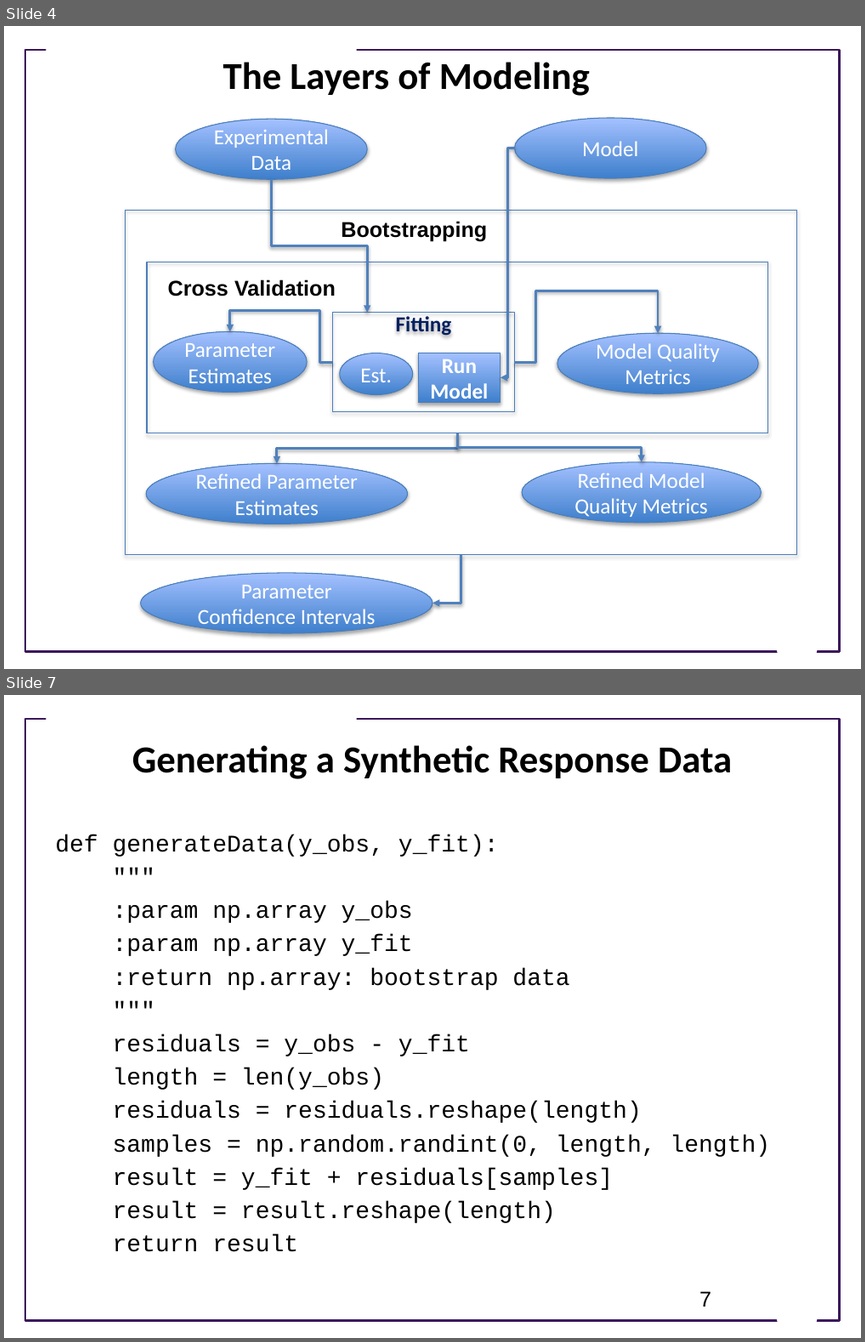
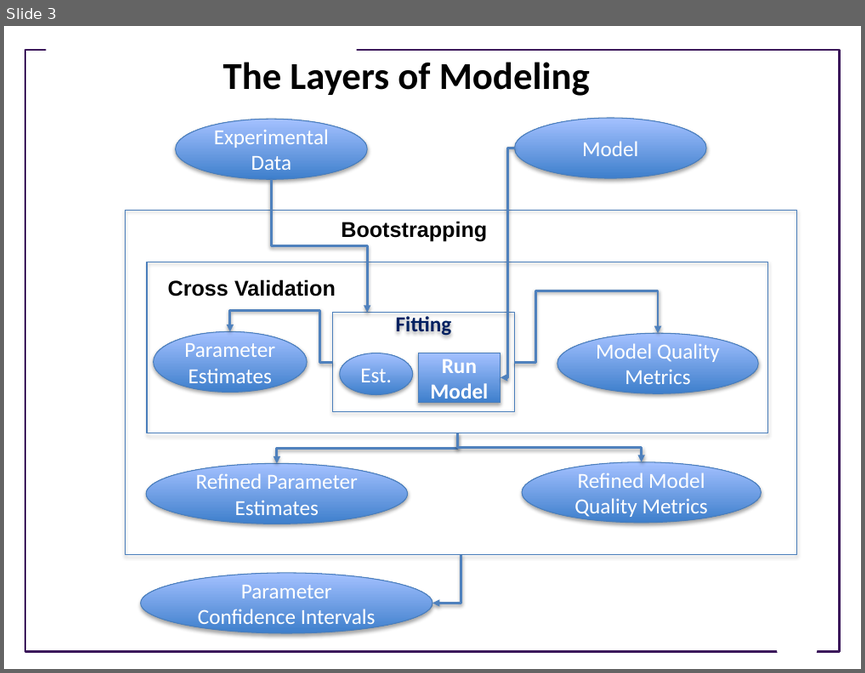
Before and after one commit to ModelEngineering/advancing-biomedical-models, a slide deck: lectures/lecture_10/Lecture_10_Cross_Validation_and_Software_Engineering.pptx. Shown one above the other, each under a label of ours: slides 4 and 7 before the commit, slide 3 after it; the slides between them are not shown. The pictures are 865x1342 and 865x673 pixels, drawn with LibreOffice and Linux fonts; fonts in the diff are those of the drawing; background and template pictures are left out. Boxes give left, top, right and bottom in pixels: in the first picture for what was removed or moved away, otherwise in the second. Text is boxed around its words. In the diff, an @@ line names an element or a change of style, - is before the commit and + after.

```diff
--- a/lectures/lecture_10/Lecture_10_Cross_Validation_and_Software_Engineering.pptx
+++ b/lectures/lecture_10/Lecture_10_Cross_Validation_and_Software_Engineering.pptx
@@ slide 7 removed at box(4, 695, 861, 1338), background #FFFFFF; not listed: 3 template elements that a slide beside it also shows @@
@@ title removed at box(132, 745, 732, 779) @@
-Generating a Synthetic Response Data
@@ text removed at box(55, 834, 770, 1252) @@
-def generateData(y_obs, y_fit):
-"""
-:param np.array y_obs
-:param np.array y_fit
-:return np.array: bootstrap data
-"""
-residuals = y_obs - y_fit
-length = len(y_obs)
-residuals = residuals.reshape(length)
-samples = np.random.randint(0, length, length)
-result = y_fit + residuals[samples]
-result = result.reshape(length)
-return result
@@ page number removed at box(699, 1291, 711, 1306) @@
-7
@@ what was slide 4 is now slide 3 @@
```
Also in this commit, not shown: 4 slides changed, 5 slides added, 2 other slides removed.
